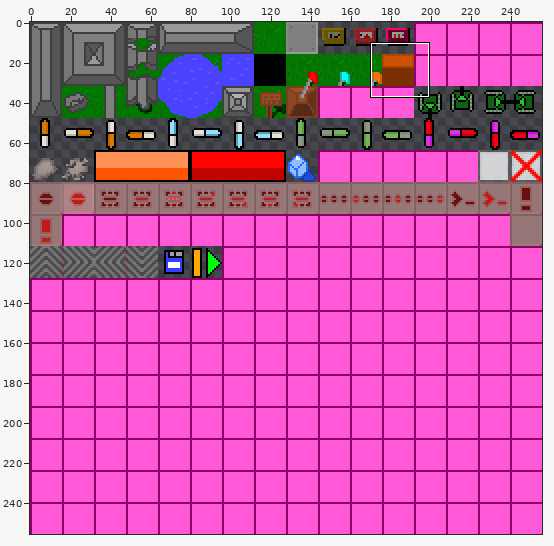
Edited in one commit: sprite sheet (res/icons.png). Above: a wide view before the commit, with the close-up outlined.
Close-up. Old version:
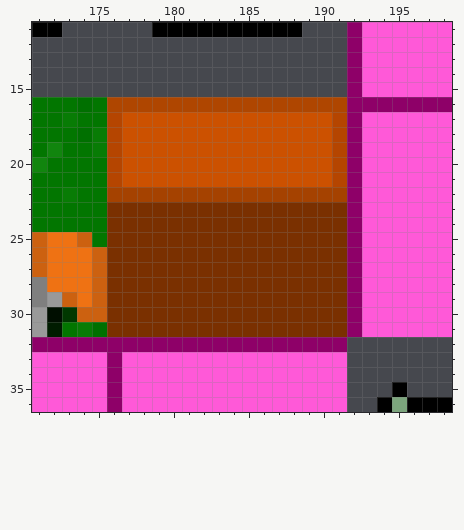
The file is 256x256 pixels. Colours within 5 levels of each other are drawn and written as one. Shown: x 171..198, y 11..36.
Now the later version:
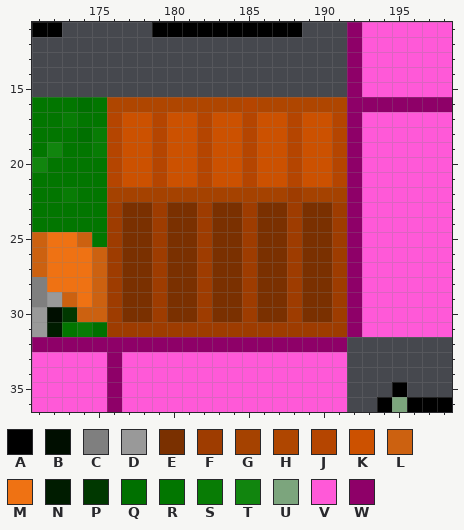
Palette (. is transparent): A #000000  B #000e00  C #7f7f7f  D #999999  E #7a3000  F #9e3c00  G #a54200  H #af4600  J #b54500  K #cc5100  L #cc6110  M #ef7213  N #001c00  P #003800  Q #007000  R #027600  S #087c05  T #11850e  U #7ca57d  V #ff59d8  W #8e0068
Message: Altered box texture slightly
Diff:
Changed rows in their new state; - is an unchanged pixel.
first column x 176:
16 ---------J------
17 ---J--J--J--J---
18 ---J--J--J--J---
19 ---J--J--J--J---
20 ---J--J--J--J---
21 ---J--J--J--J---
22 ------------F---
23 F--F--F--F--F--F
24 F--F--F--F--F--F
25 F--F--F--F--F--F
26 F--F--F--F--F--F
27 F--F--F--F--F--F
28 F--F--F--F--F--F
29 F--F--F--F--F--F
30 F--F--F--F--F--F
31 FFFFFFFFFFFFFFFF
